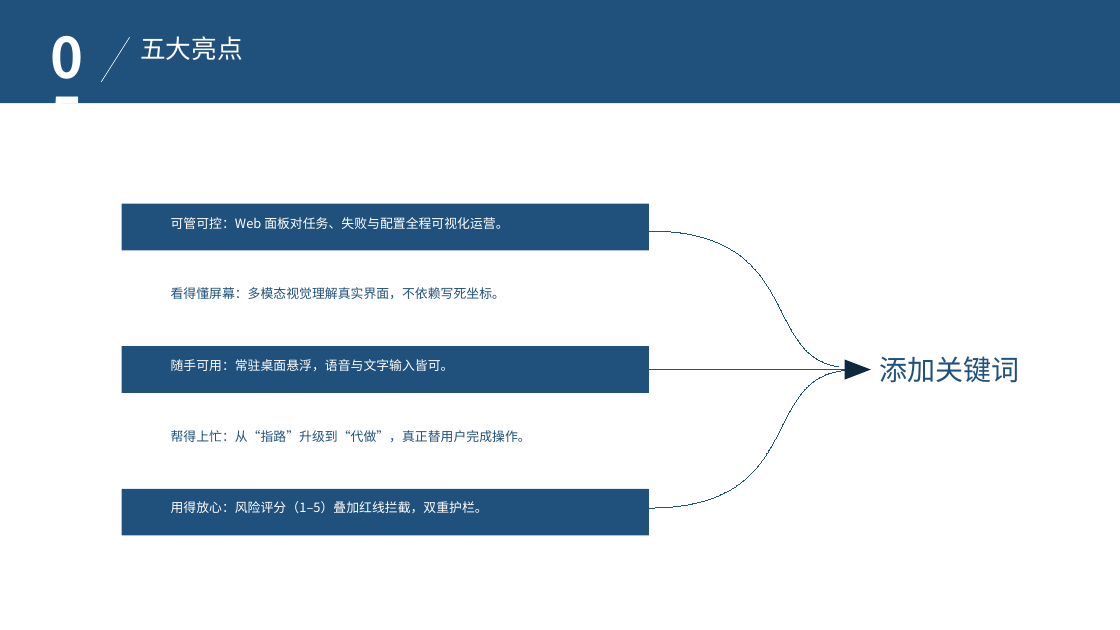
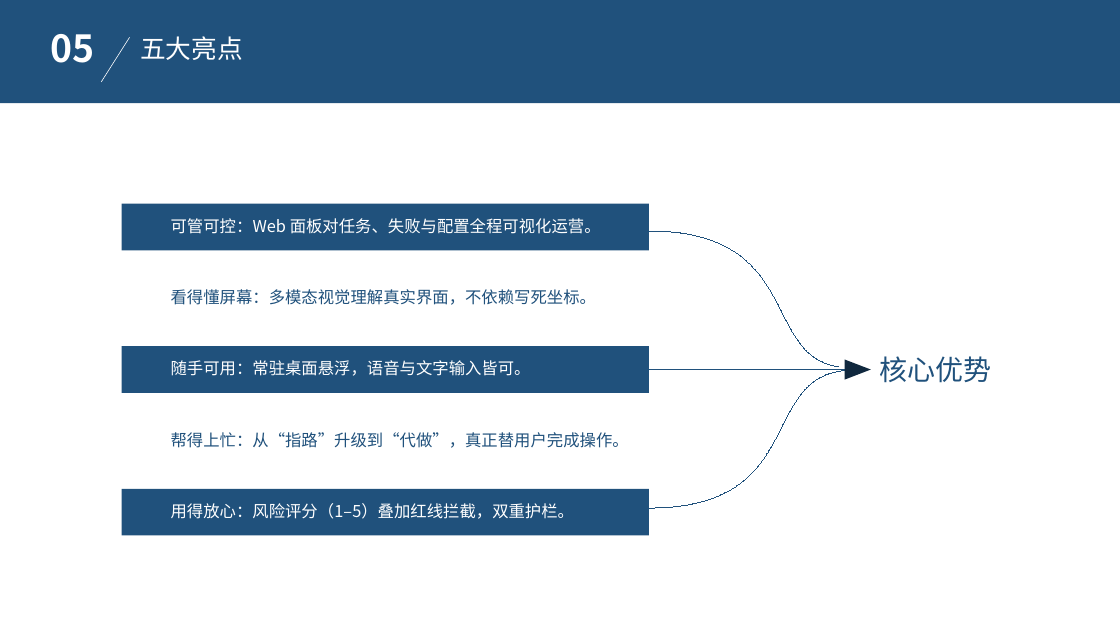
Before and after one commit to eicon-xyz/Fuzzy-Visual-Assisted-Question-Answering-System, a slide deck: slide 22 of 项目文档/答辩PPT/HAJIMI-答辩PPT-模板版.pptx. Drawn at 1120x630 pixels with LibreOffice and Linux fonts; fonts in the diff are those of the drawing; background and template pictures are left out. Boxes give left, top, right and bottom in pixels: in the first picture for what was removed or moved away, otherwise in the second. Text is boxed around its words. In the diff, an @@ line names an element or a change of style, - is before the commit and + after.

```diff
--- a/项目文档/答辩PPT/HAJIMI-答辩PPT-模板版.pptx
+++ b/项目文档/答辩PPT/HAJIMI-答辩PPT-模板版.pptx
@@ text "05" at (51, 34, 95, 63): size 48 to 32 pt; alignment justified to left @@
@@ size 11 to 14 pt; alignment justified to left in 5 elements at (171, 289, 596, 305), (171, 432, 629, 448), (171, 503, 574, 519), (171, 360, 531, 376), (171, 218, 601, 234) @@
@@ text at (879, 356, 991, 383): text changed @@
-添加关键词
+核心优势
```
Also in this commit, not shown: 15 other slides changed, 8 other files.
